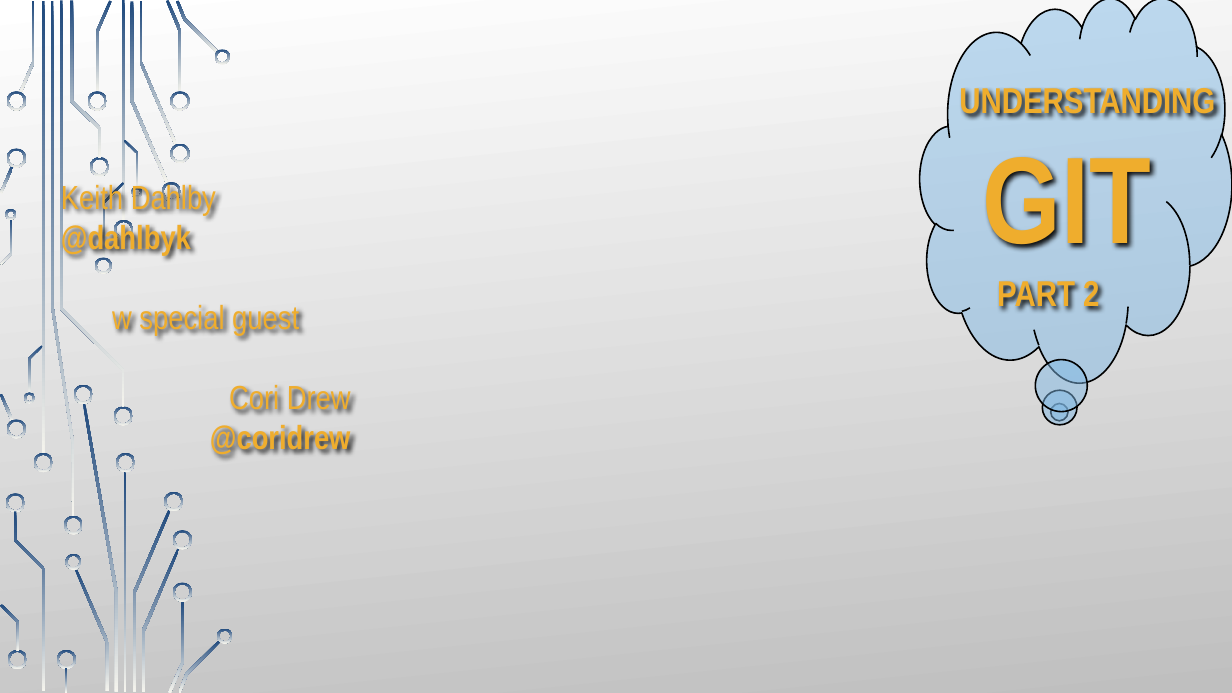
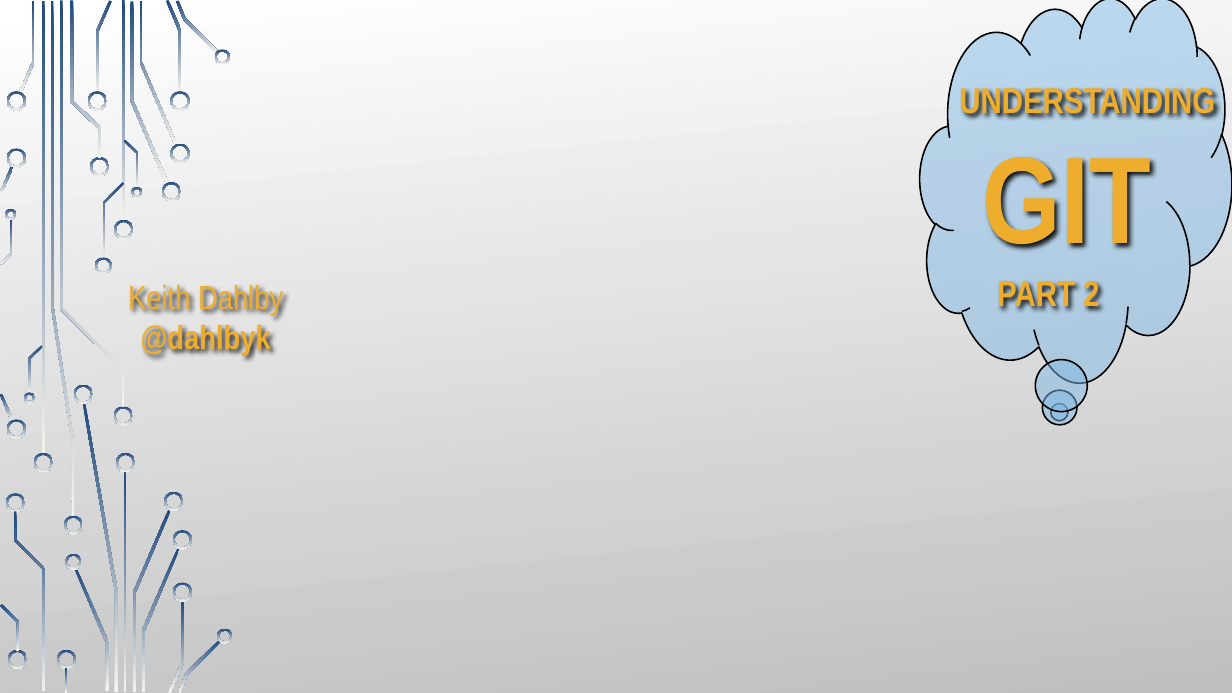
Before and after one commit to dahlbyk/Presentations, a slide deck: slide 1 of UnderstandingGit2/Slides.pptx. Drawn at 1232x693 pixels with LibreOffice and Linux fonts; fonts in the diff are those of the drawing; background and template pictures are left out. Boxes give left, top, right and bottom in pixels: in the first picture for what was removed or moved away, otherwise in the second. Text is boxed around its words. In the diff, an @@ line names an element or a change of style, - is before the commit and + after.

```diff
--- a/UnderstandingGit2/Slides.pptx
+++ b/UnderstandingGit2/Slides.pptx
@@ text "Keith Dahlby" at box(128, 282, 283, 356): alignment left to centre @@
@@ text at box(112, 302, 351, 456): paragraphs removed @@
-w special guest
-Cori Drew
-@coridrew
```
Also in this commit, not shown: 33 other slides changed, 7 slides added, 1 slide removed.
